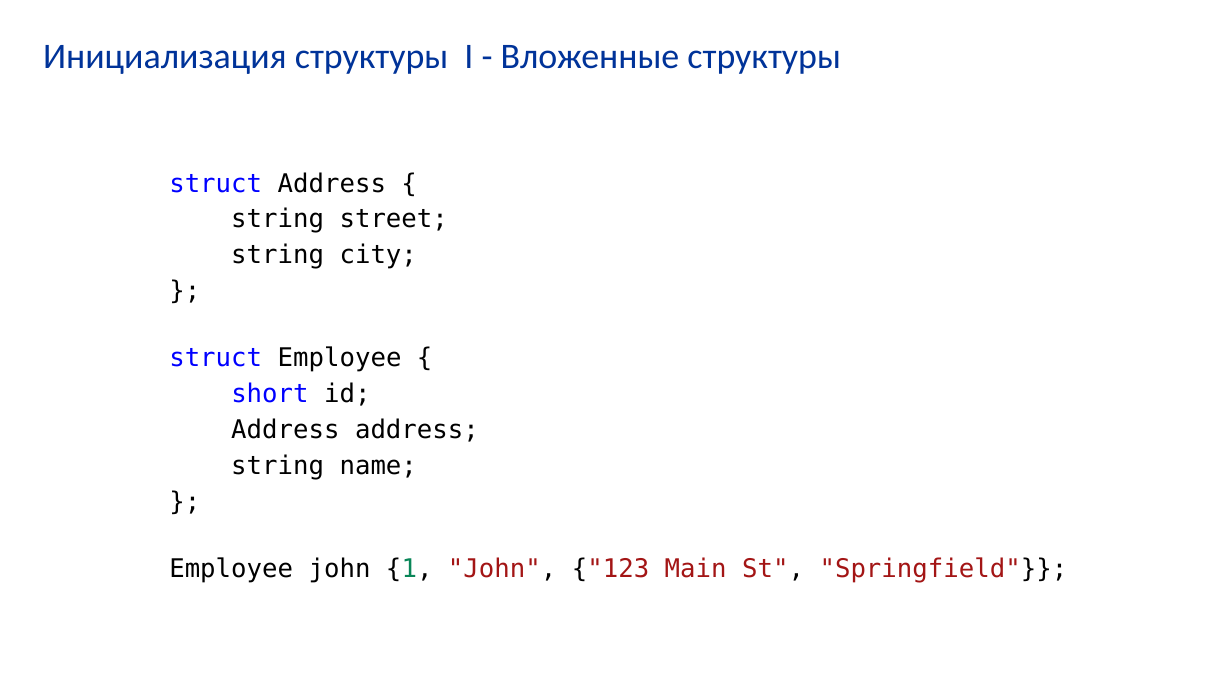
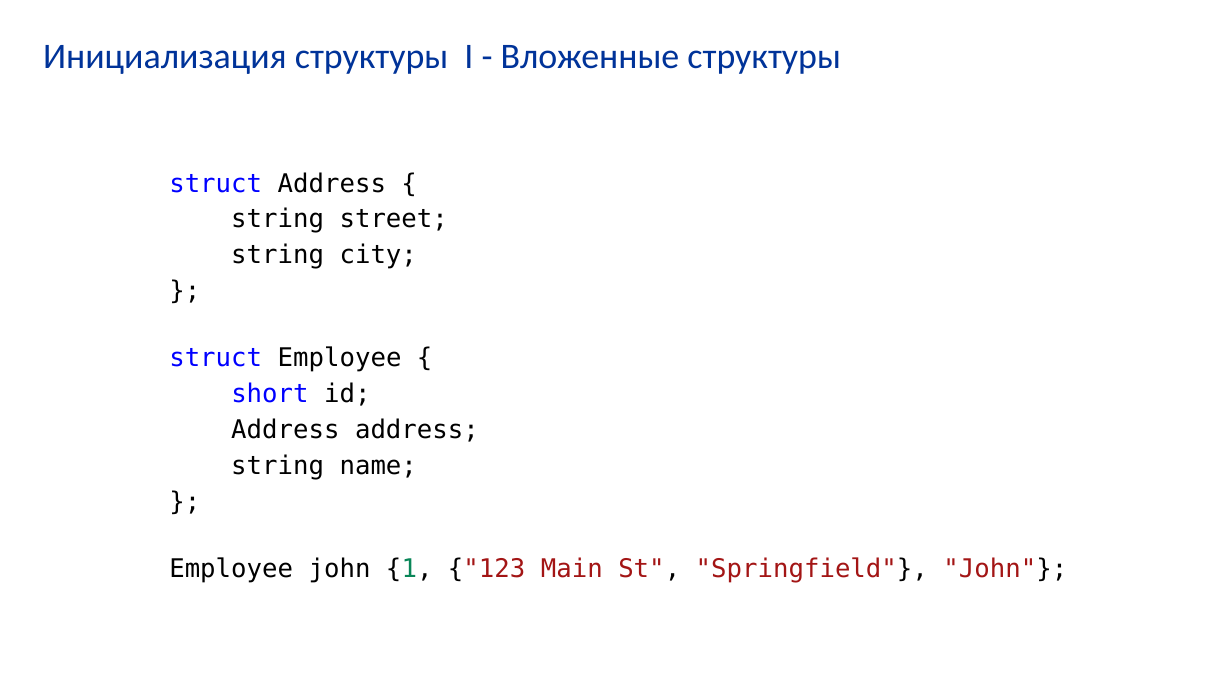
Before and after one commit to VladimirChabanov/alg_and_prog_2025, a slide deck: slide 62 of 01_lectures/lecture_06/presentation_cpp.pptx (slide 61 before the commit). Drawn at 1232x693 pixels with LibreOffice and Linux fonts; fonts in the diff are those of the drawing. Boxes give left, top, right and bottom in pixels: in the first picture for what was removed or moved away, otherwise in the second. Text is boxed around its words. In the diff, an @@ line names an element or a change of style, - is before the commit and + after.

```diff
--- a/01_lectures/lecture_06/presentation_cpp.pptx
+++ b/01_lectures/lecture_06/presentation_cpp.pptx
@@ text at (x1=169, y1=557, x2=1067, y2=582): text changed @@
-Employee john {1, "John", {"123 Main St", "Springfield"}};
+Employee john {1, {"123 Main St", "Springfield"}, "John"};
```
Also in this commit, not shown: 11 other slides changed, 1 slide added, 2 slides removed, 2 other files.
